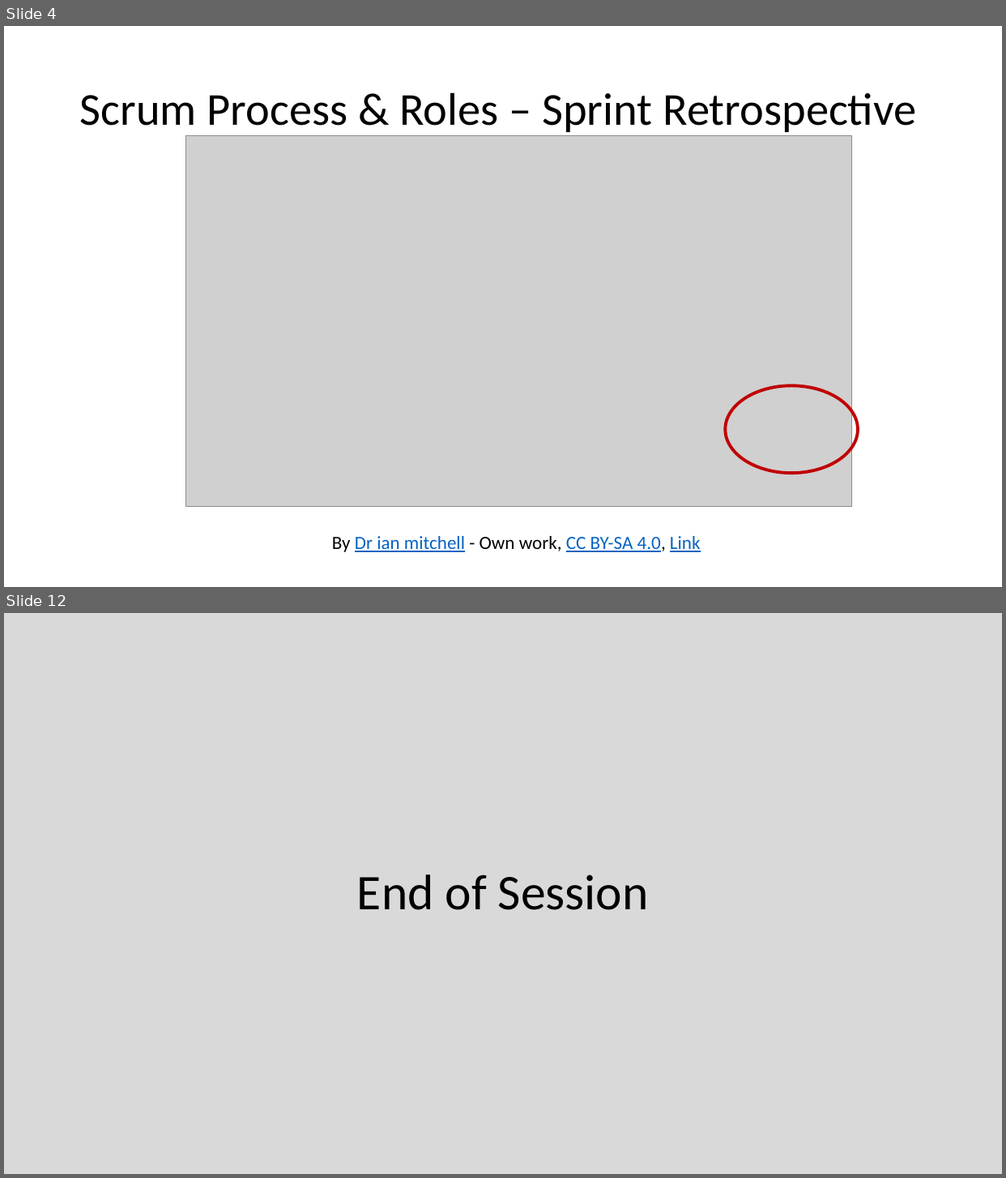
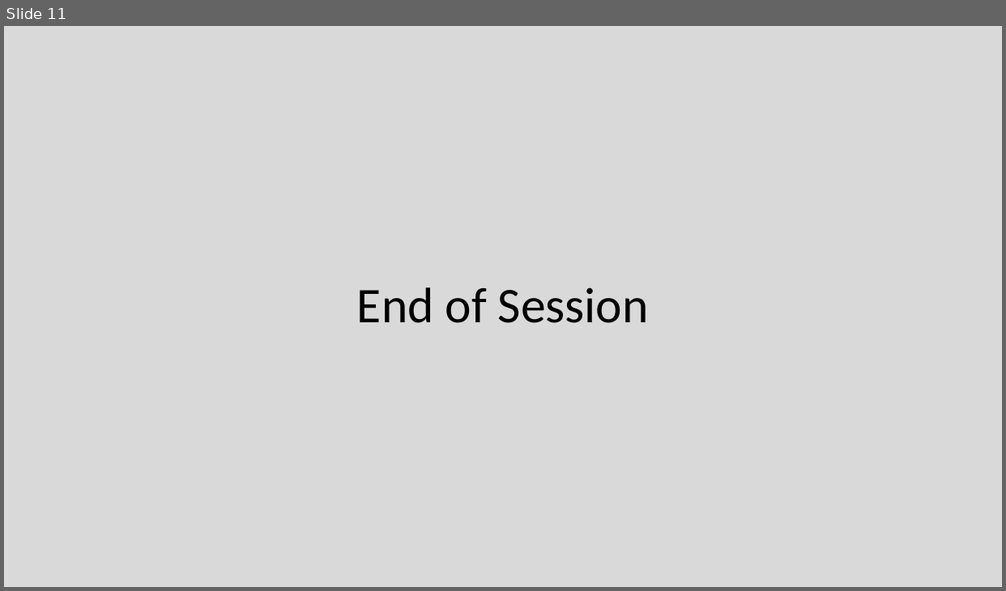
Before and after one commit to EricJPogue/CPSC-24500, a slide deck: lecture-slides/2019-09-06-oop.pptx. Shown one above the other, each under a label of ours: slides 4 and 12 before the commit, slide 11 after it; the slides between them are not shown. The pictures are 1006x1178 and 1006x591 pixels, drawn with LibreOffice and Linux fonts; fonts in the diff are those of the drawing; grey boxes stand for pictures. Boxes give left, top, right and bottom in pixels: in the first picture for what was removed or moved away, otherwise in the second. Text is boxed around its words. In the diff, an @@ line names an element or a change of style, - is before the commit and + after.

```diff
--- a/lecture-slides/2019-09-06-oop.pptx
+++ b/lecture-slides/2019-09-06-oop.pptx
@@ slide 4 removed at (x1=4, y1=26, x2=1002, y2=587), background #FFFFFF @@
@@ title removed at (x1=80, y1=92, x2=916, y2=132) @@
-Scrum Process & Roles – Sprint Retrospective
@@ picture removed at (x1=186, y1=136, x2=852, y2=507) @@
@@ ellipse removed at (x1=726, y1=386, x2=859, y2=474) @@
@@ text removed at (x1=332, y1=536, x2=701, y2=552) @@
-By Dr ian mitchell - Own work, CC BY-SA 4.0, Link
@@ what was slide 12 is now slide 11 @@
```
Also in this commit, not shown: 4 slides changed, 6 slides added, 9 other slides removed, 1 other file.
